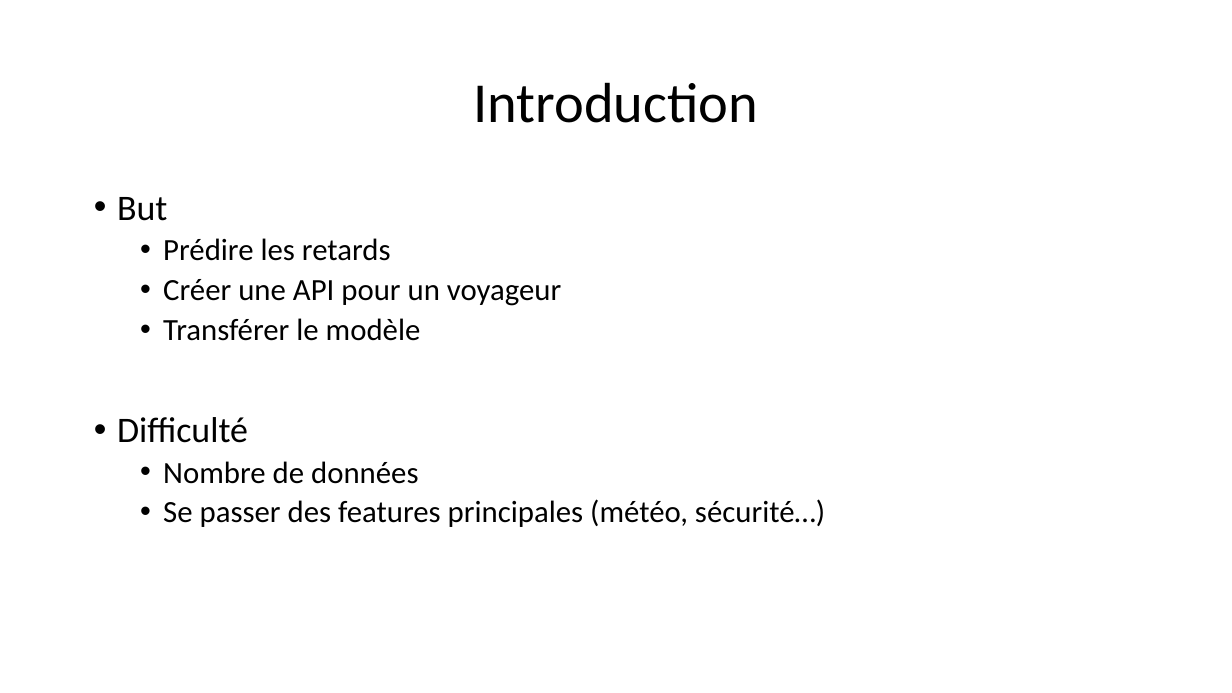
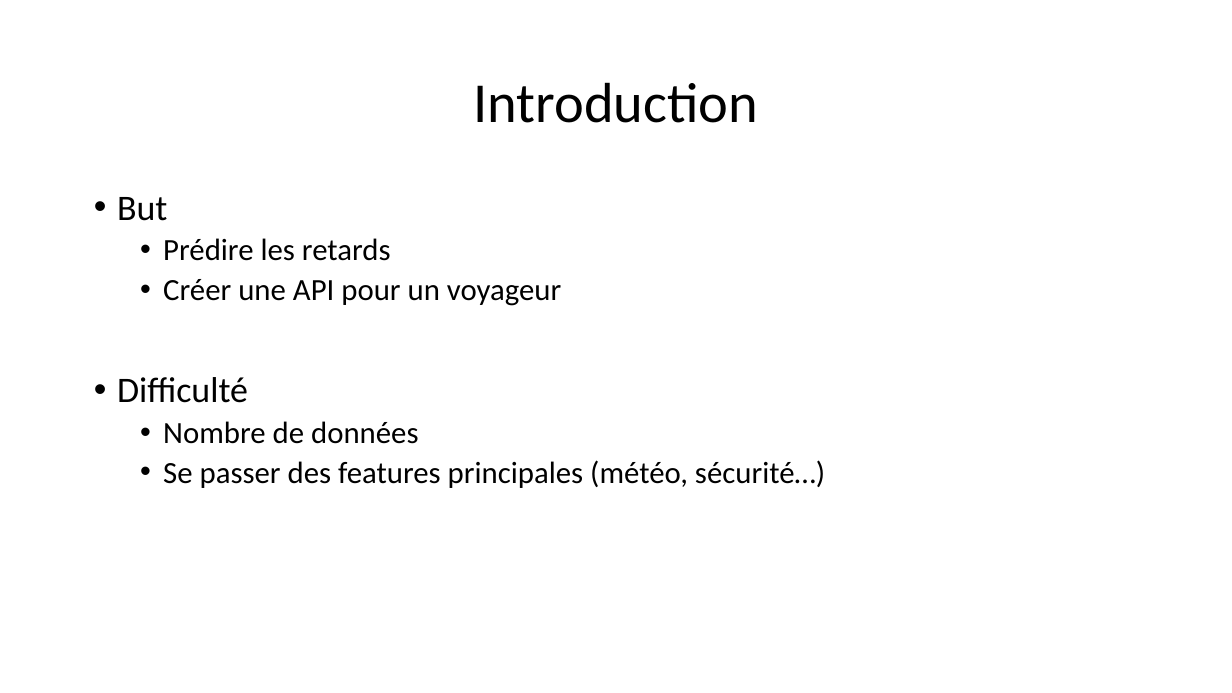
Before and after one commit to morganscao/Projet4, a slide deck: slide 3 of rapport/Anticipez le retard de vol des avions.pptx. Drawn at 1232x693 pixels with LibreOffice and Linux fonts; fonts in the diff are those of the drawing. Boxes give left, top, right and bottom in pixels: in the first picture for what was removed or moved away, otherwise in the second. Text is boxed around its words. In the diff, an @@ line names an element or a change of style, - is before the commit and + after.

```diff
--- a/rapport/Anticipez le retard de vol des avions.pptx
+++ b/rapport/Anticipez le retard de vol des avions.pptx
@@ text at [163, 318, 421, 341]: paragraph removed @@
-  • Transférer le modèle
```
Also in this commit, not shown: 10 other slides changed, 2 slides removed, 16 other files.
